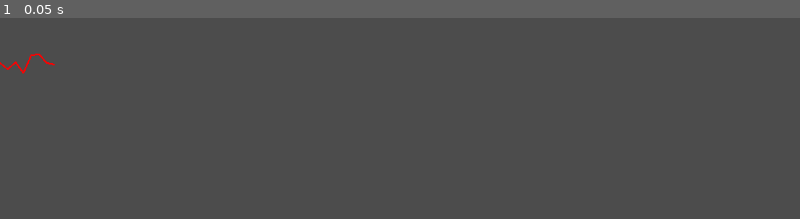
Above: before the commit, frame 1.
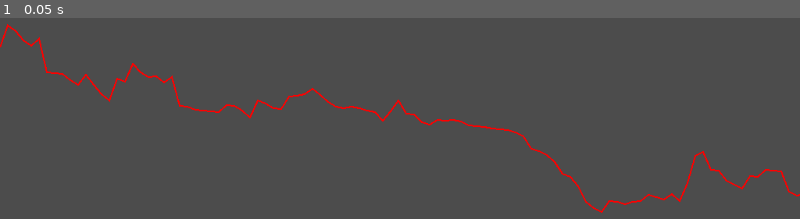
Above: after the commit, the same moment.

Repository: majormunky/advent_of_code
Game: Godot game, scene res://World.tscn
Two runs of this game, one before a commit and one after it. Both use one fixed random seed, a clock stepped at 60 frames per second and the inputs below.
Inputs:
- Up to frame 1 (0.05 s): no input

The runs differ from the first frame. In frame 1, 1.6% of the frame differs, in the area x 0-100%, y 2-98%.

Commit message:
We now take the list of points and render them as the sea floor, or, more like a line that goes up and down

Diff:
--- a/2021/godot/day1/World.gd
+++ b/2021/godot/day1/World.gd
@@ -2,20 +2,37 @@
 
 onready var line = $Line2D
 
+
 func _ready():
-	var points = [
-		200,
-		208,
-		199,
-		213,
-		190,
-		189,
-		200,
-		202
-	]
+	var points = get_points()
 
 	var x_pos = 0
 
+	var min_point = 100000
+	var max_point = 0
+
+	print("Points Loaded: ", len(points))
+
 	for y_pos in points:
+		y_pos = int(y_pos)
+
+		if y_pos < min_point:
+			print("found new min, current: ", min_point, " new: ", y_pos)
+			min_point = y_pos
+
+		if y_pos > max_point:
+			max_point = y_pos
+
 		line.add_point(Vector2(x_pos, y_pos))
 		x_pos += 10
+
+	print("Min: ", min_point, " Max: ", max_point)
+
+
+func get_points():
+	var data_file = File.new()
+	data_file.open("res://data/day1_data.txt", File.READ)
+	var content = data_file.get_as_text()
+	var lines = content.split("\n")
+	data_file.close()
+	return lines
